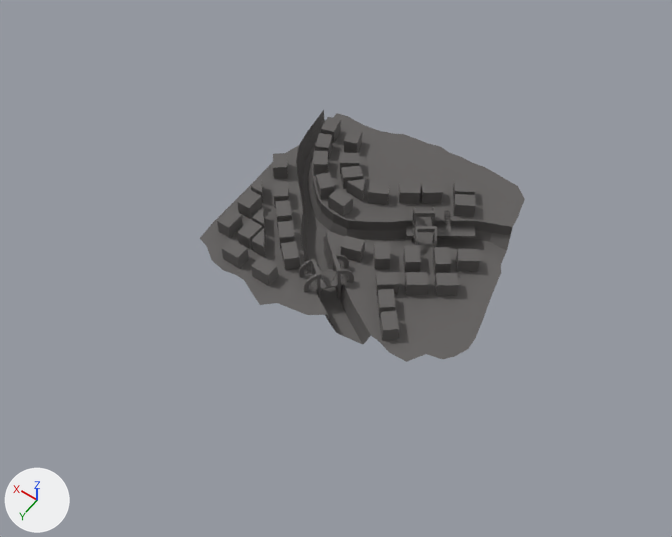
The FBX model GlobalGameJam2019/Assets/3D/Meshes/Map.fbx: old version first, new version second.
Rendered twice from a 50 mm camera at (-100.9, 157.6, 215.1) aimed at (0.3, 15.9, -7.6). Arrows for +X, +Y and +Z are at lower left; the lights stay in place.
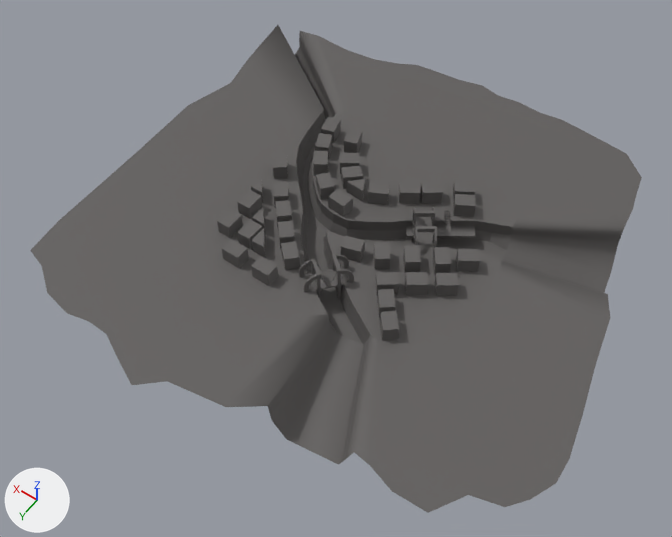
Edits to the bpy script that builds the scene:
```text
Add me_cylinder_003:
    me_cylinder_003.from_pydata(...)  # 132 vertices, 66 faces; spans x -76.0..90.0, y -69.0..89.0, z -5.0..8.0
    me_cylinder_003.materials.append(mat_material_001)  # dark grey #5f5c5b
Add ob_occlusionmesh:
    ob_occlusionmesh = bpy.data.objects.new('OcclusionMesh', me_cylinder_003)
    ob_occlusionmesh.location = (-10.6, -4.3, -7.1)
```

Changed parts and their boxes [x1, y1, x2, y2] in the pictures (672 x 537 px):
'OcclusionMesh', added: after [30, 25, 642, 513]
'Bridges', unchanged, uncovered by the edit: after [299, 207, 437, 301]
